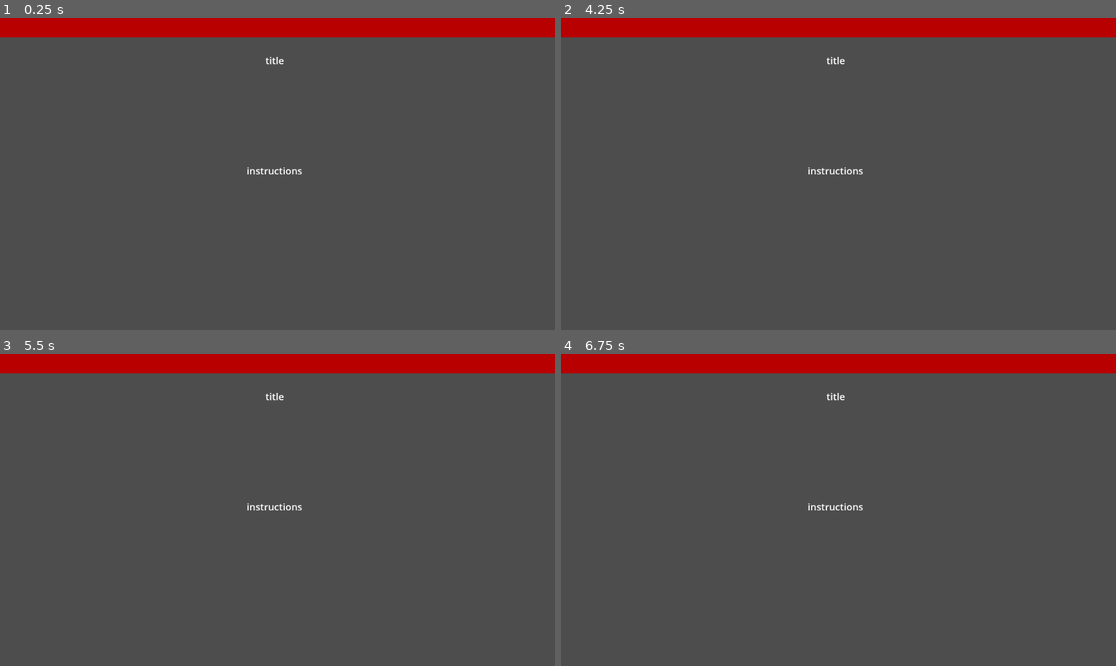
Above: before the commit, frames 1-4 (two rows, left to right).
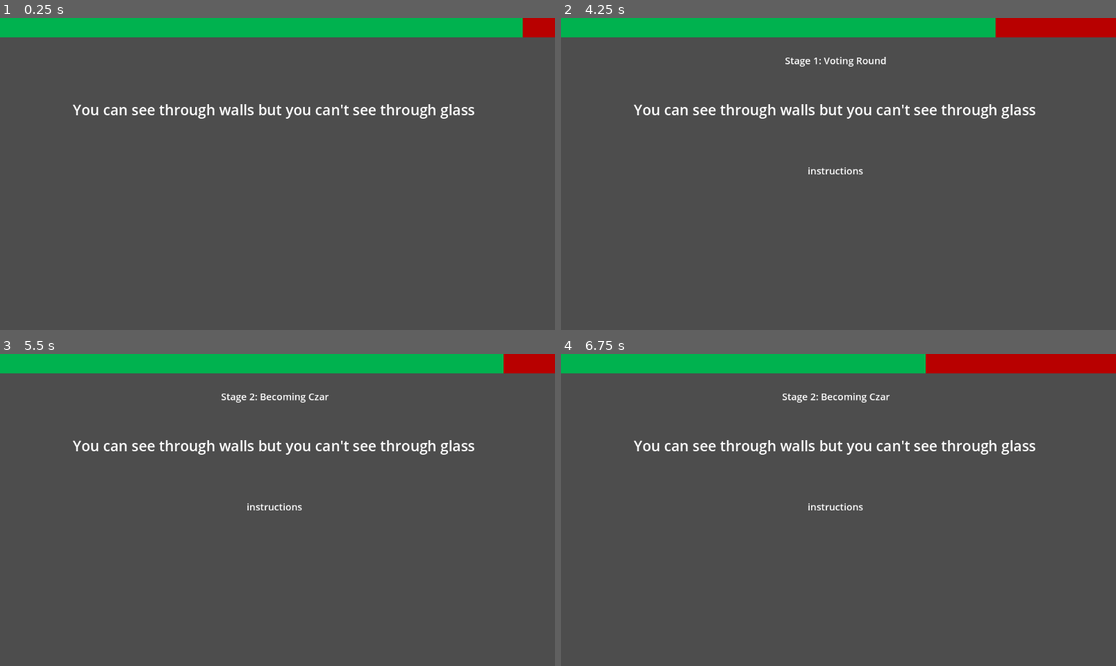
Above: after the commit, the same moments.

Repository: Beepered/WouldYouPressTheButton-Special
Game: Godot game, scene res://scenes/PlayScene.tscn
Same seed, same stepped clock (60 frames per second), same inputs: the game is played once before the commit and once after it. This scene is started directly instead of the project's main scene.
Inputs (mouse positions are in pixels of both pictures, inside the frame that each line leads up to):
- Up to frame 1 (0.25 s): no input
- Up to frame 2 (4.25 s): move the mouse to (960, 158) at 0.52 s; click (960, 158) at 0.67 s; move the mouse to (727, 189) at 1.27 s; click (727, 189) at 1.42 s; move the mouse to (894, 105) at 2.02 s; click (894, 105) at 2.17 s; move the mouse to (810, 236) at 2.77 s; click (810, 236) at 2.92 s; move the mouse to (1005, 220) at 3.52 s; click (1005, 220) at 3.67 s
- Up to frame 3 (5.5 s): move the mouse to (111, 463) at 4.27 s; click (111, 463) at 4.42 s; move the mouse to (305, 510) at 5.02 s; click (305, 510) at 5.17 s
- Up to frame 4 (6.75 s): move the mouse to (755, 432) at 5.77 s; click (755, 432) at 5.92 s; move the mouse to (960, 494) at 6.52 s; click (960, 494) at 6.67 s

The runs differ from the first frame. In frame 1, 7.1% of the frame differs, in the area x 0-95%, y 0-51%; in frame 2, 6.2%; in frame 3, 7.0%; in frame 4, 5.4%.
Error after the commit: Modulo by zero error in operator '%'. (res://scripts/play/discussion.gd:275)

Commit message:
good tiddling

Diff:
--- a/wouldyoupressthebutton-special/scripts/play/discussion.gd
+++ b/wouldyoupressthebutton-special/scripts/play/discussion.gd
@@ -50,8 +50,7 @@
 	noButton.visible = false
 	noButton.connect("pressed", Callable(self, "on_no_button_pressed"))
 
-	rankings()
-	#stage()
+	stage()
 
 func _process(_delta: float) -> void:
 	progressBar.value = (timer.time_left / timer.wait_time) * 100
@@ -165,7 +164,6 @@
 	timer.emit_signal("timeout")
 
 func on_no_button_pressed() -> void:
-	print("pressed")
 	if(stageNum == 2 || stageNum == 5):
 		currentPlayer = ""
 		timer.stop()
@@ -305,7 +303,7 @@
 
 	var count = 0
 	for name in Global.playerNames:
-		ranking += "%s: %d\n" % [name, points[name]]
+		#ranking += "%s: %d\n" % [name, points[name]] #hiding this because I don't like it
 		# tiddle creation
 		var tiddle = rankTiddle.instantiate()
 		var x = get_viewport().size.x / 2 - ((Global.playerNames.size() * 90) / 2) + (count*90)
